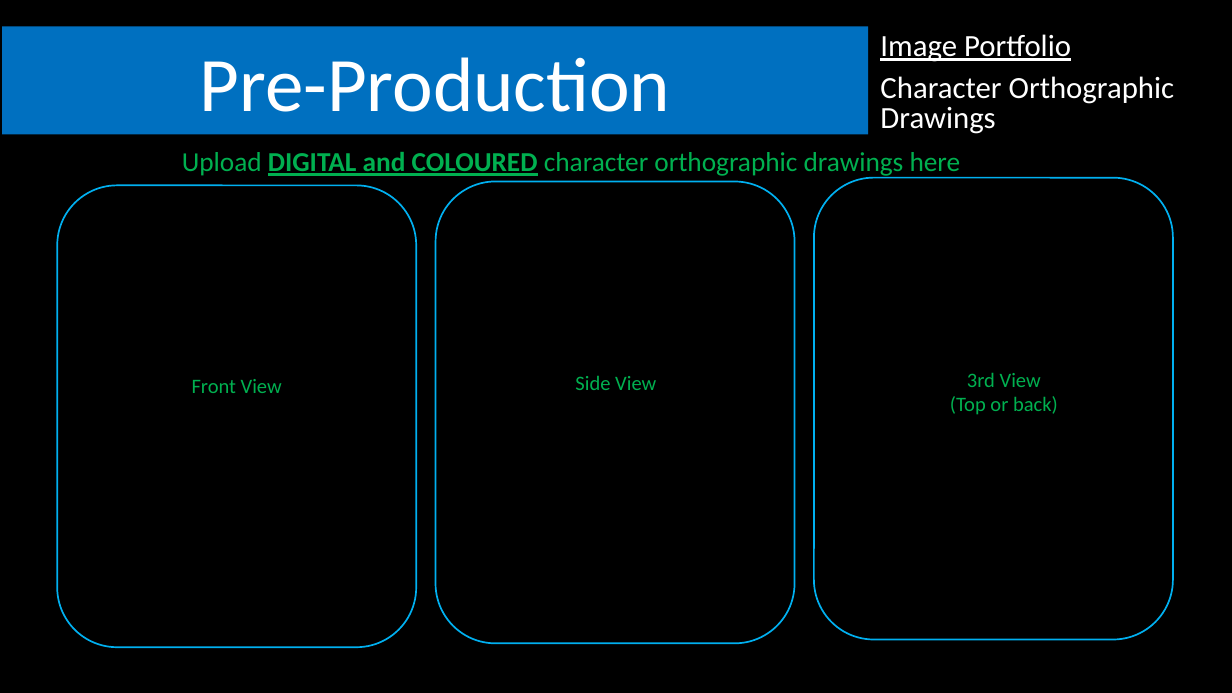
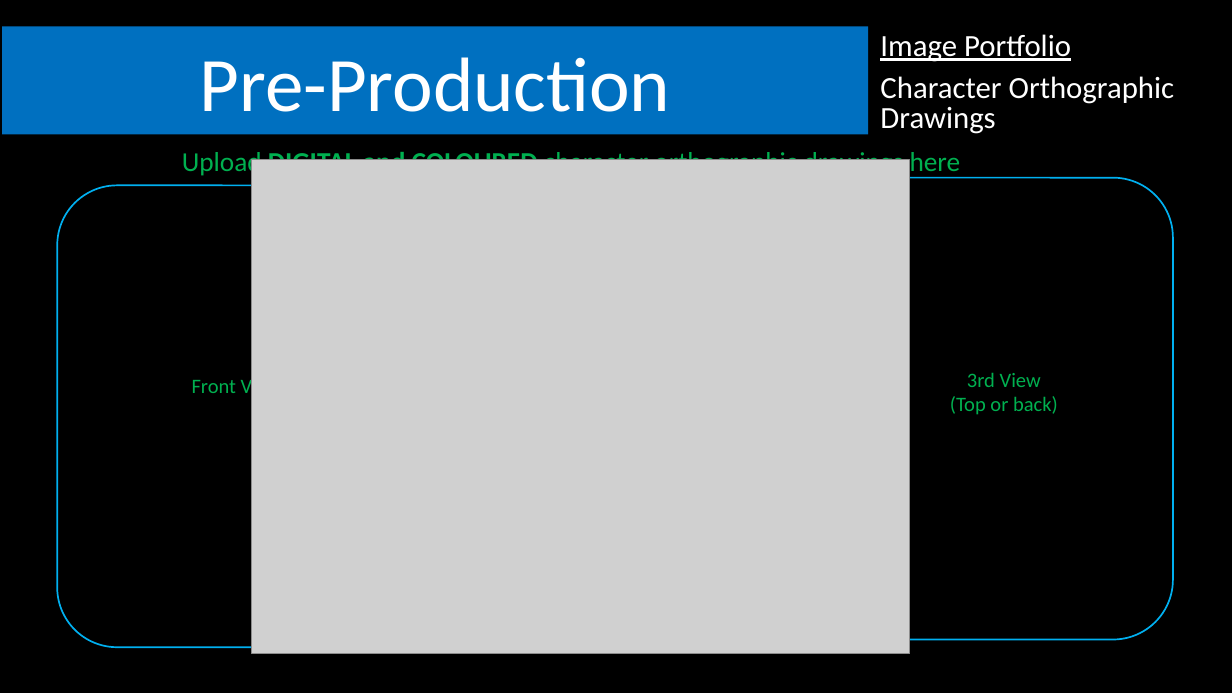
Before and after one commit to Cyzoc/AIEConner, a slide deck: slide 18 of Pre_production/Documents/Workbook/Workbook 3.pptx. Drawn at 1232x693 pixels with LibreOffice and Linux fonts; fonts in the diff are those of the drawing; grey boxes stand for pictures; background and template pictures are left out. Boxes give left, top, right and bottom in pixels: in the first picture for what was removed or moved away, otherwise in the second. Text is boxed around its words. In the diff, an @@ line names an element or a change of style, - is before the commit and + after.

```diff
--- a/Pre_production/Documents/Workbook/Workbook 3.pptx
+++ b/Pre_production/Documents/Workbook/Workbook 3.pptx
@@ picture added at bbox=[252, 160, 910, 654] @@
@@ rounded rectangle removed at bbox=[436, 181, 795, 643] @@
@@ text removed at bbox=[575, 376, 656, 390] @@
-Side View
```
Also in this commit, not shown: 2 other slides changed, 8 other files.
